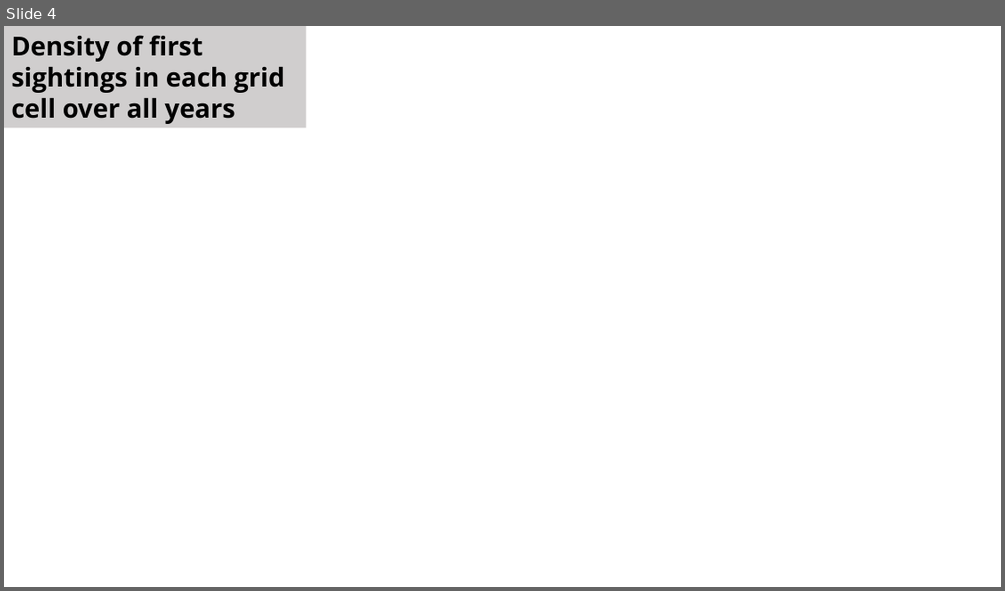
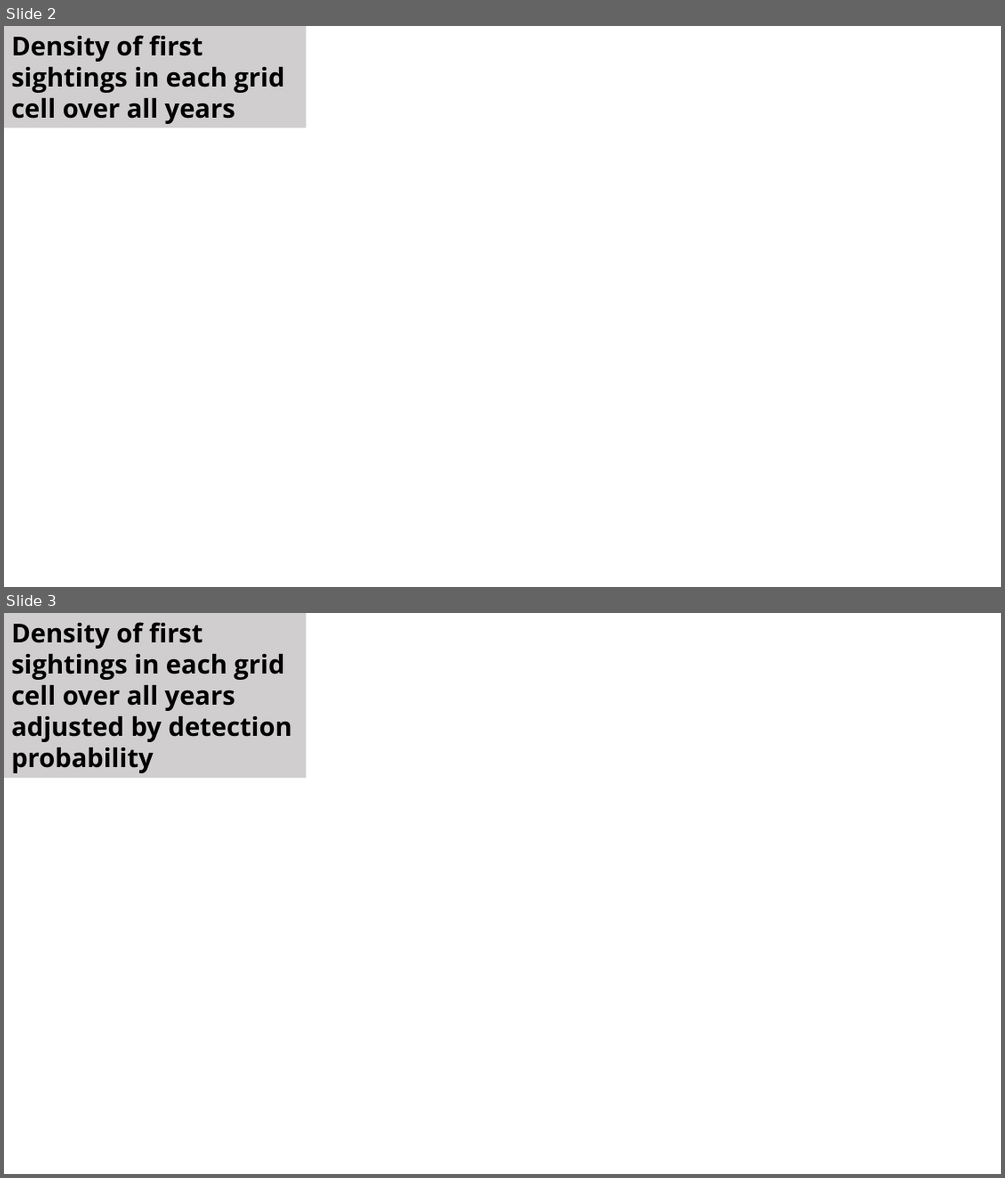
Before and after one commit to williash23/Whale-Sighting-Density, a slide deck: present/sighting_density.pptx. Shown one above the other, each under a label of ours: slide 4 before the commit, slides 2 and 3 after it. The pictures are 1005x591 and 1005x1178 pixels, drawn with LibreOffice and Linux fonts; fonts in the diff are those of the drawing; background and template pictures are left out. Boxes give left, top, right and bottom in pixels: in the first picture for what was removed or moved away, otherwise in the second. Text is boxed around its words. In the diff, an @@ line names an element or a change of style, - is before the commit and + after.

Commit message:
Created new variable....
...first sighting density summed over grid cells and adjusted count
based on detection probability given distance, count and visibility.

# Also extracted all environmental covariates based on grid cell done
using centroid X and Y of each grid cell.

# Also generated a variable of sum track length that passed through each
grid cell --- made to adjust based on area of grid cell (not all are the
same as land area was taken out).

```diff
--- a/present/sighting_density.pptx
+++ b/present/sighting_density.pptx
@@ slide 3 added at (4,613,1001,1174), background #FFFFFF @@
@@ rectangle added at (4,613,306,778), fill #D0CECE, 25 pt, text #000000, bold @@
+Density of first sightings in each grid cell over all years adjusted by detection probability
@@ what was slide 4 is now slide 2 @@
```
Also in this commit, not shown: 9 slides removed, 31 other files.
